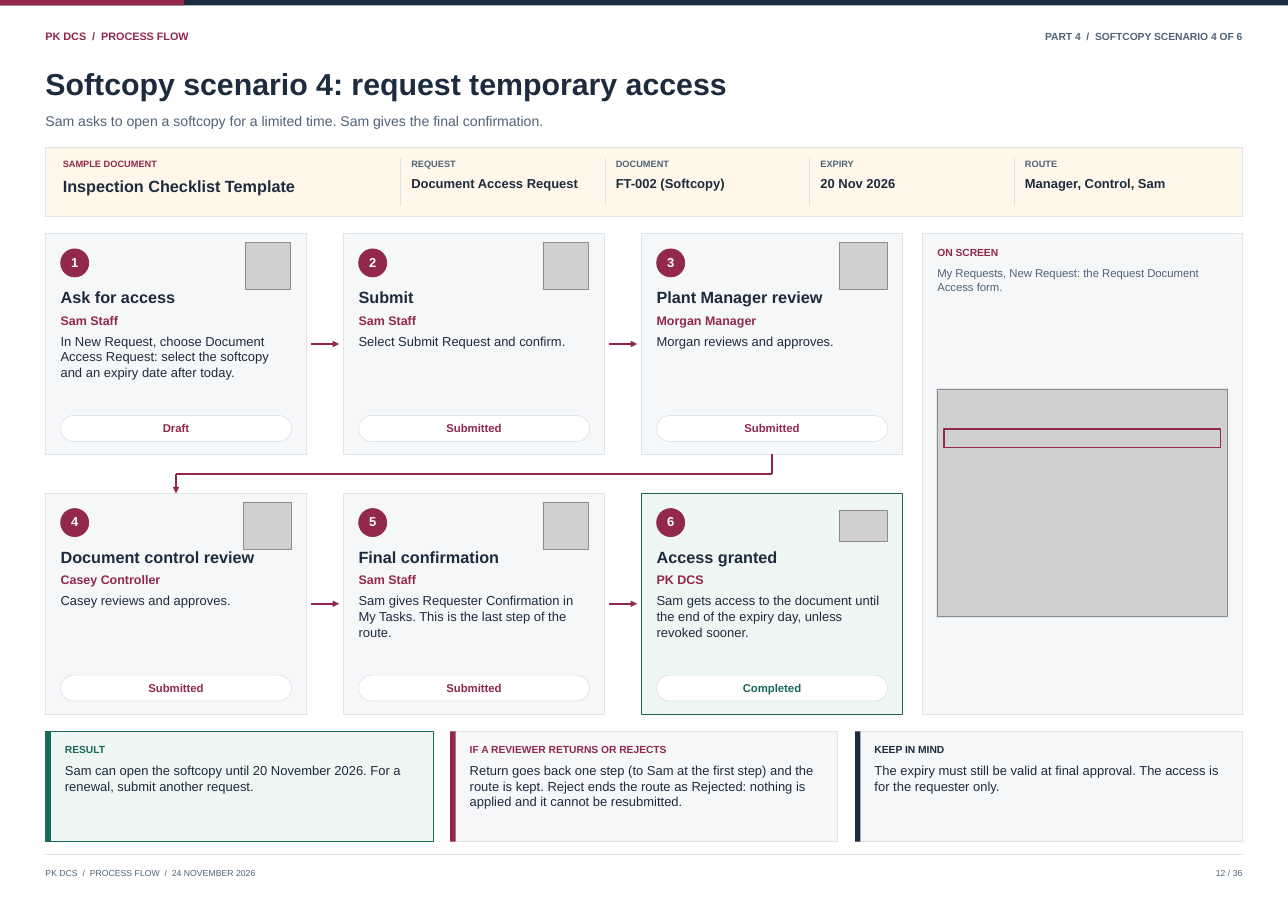
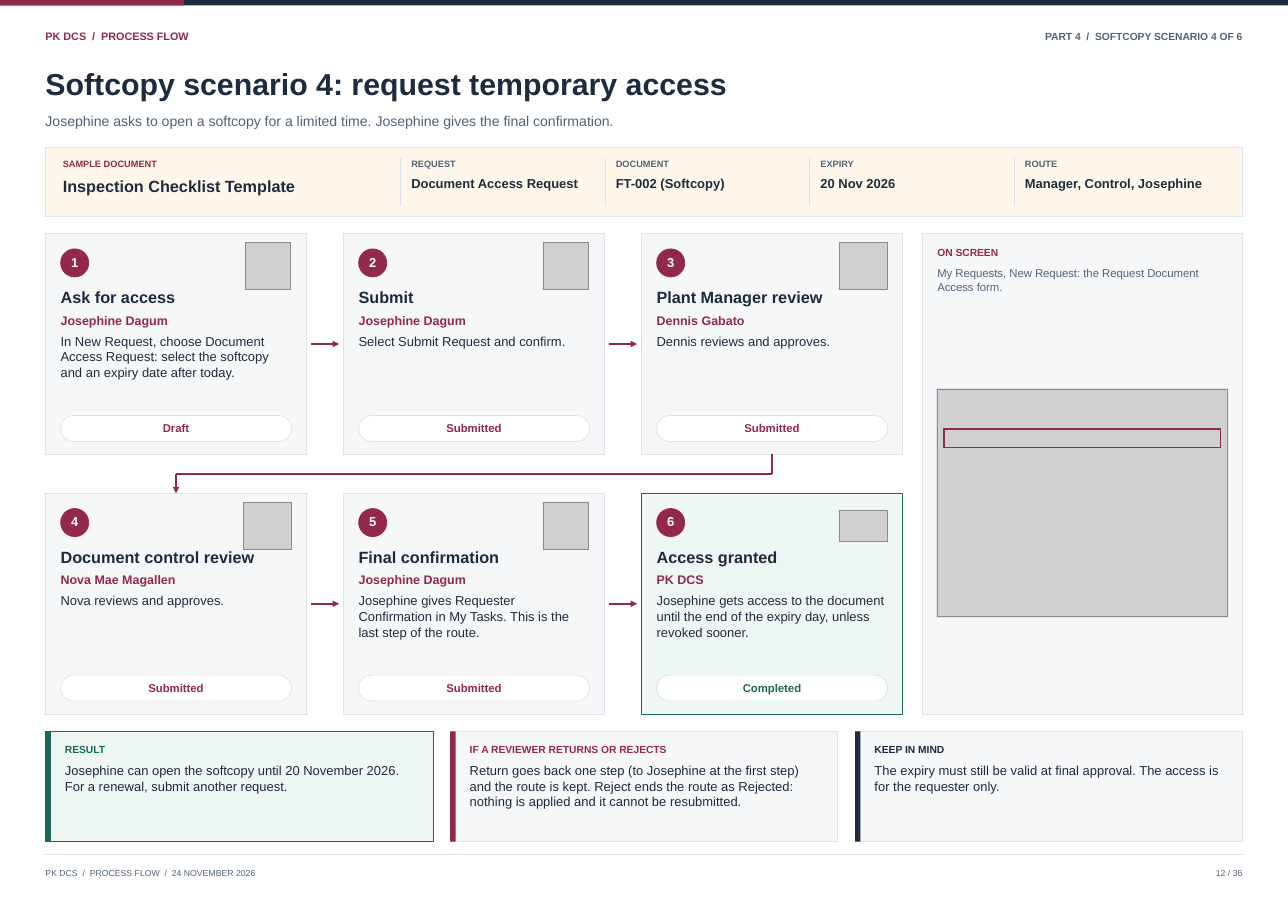
Before and after one commit to curib123/pk_document_tracking_system, a slide deck: slide 12 of docs/system-documentation/PK_DCS_Process_Flow.pptx. Drawn at 1288x911 pixels with LibreOffice and Linux fonts; fonts in the diff are those of the drawing; grey boxes stand for pictures. Boxes give left, top, right and bottom in pixels: in the first picture for what was removed or moved away, otherwise in the second. Text is boxed around its words. In the diff, an @@ line names an element or a change of style, - is before the commit and + after.

```diff
--- a/docs/system-documentation/PK_DCS_Process_Flow.pptx
+++ b/docs/system-documentation/PK_DCS_Process_Flow.pptx
@@ text at <box>45,116,613,129</box>: text changed @@
-Sam asks to open a softcopy for a limited time. Sam gives the final confirmation.
+Josephine asks to open a softcopy for a limited time. Josephine gives the final confirmation.
@@ text at <box>1025,178,1202,190</box>: text changed @@
-Manager, Control, Sam
+Manager, Control, Josephine
@@ text at <box>61,316,168,328</box>: text changed @@
-Sam Staff
+Josephine Dagum
@@ text at <box>359,316,466,328</box>: text changed @@
-Sam Staff
+Josephine Dagum
@@ text at <box>657,316,745,325</box>: text changed @@
-Morgan Manager
+Dennis Gabato
@@ text at <box>657,336,830,348</box>: text changed @@
-Morgan reviews and approves.
+Dennis reviews and approves.
@@ text at <box>61,595,224,608</box>: text changed @@
-Casey reviews and approves.
+Nova reviews and approves.
@@ text at <box>61,575,175,587</box>: text changed @@
-Casey Controller
+Nova Mae Magallen
@@ text at <box>359,595,569,639</box>: text changed @@
-Sam gives Requester Confirmation in My Tasks. This is the last step of the route.
+Josephine gives Requester Confirmation in My Tasks. This is the last step of the route.
@@ text at <box>359,575,466,587</box>: text changed @@
-Sam Staff
+Josephine Dagum
@@ text at <box>657,595,884,637</box>: text changed @@
-Sam gets access to the document until the end of the expiry day, unless revoked sooner.
+Josephine gets access to the document until the end of the expiry day, unless revoked sooner.
@@ text at <box>65,765,399,794</box>: text changed @@
-Sam can open the softcopy until 20 November 2026. For a renewal, submit another request.
+Josephine can open the softcopy until 20 November 2026. For a renewal, submit another request.
@@ text at <box>470,765,799,809</box>: text changed @@
-Return goes back one step (to Sam at the first step) and the route is kept. Reject ends the route as Rejected: nothing is applied and it cannot be resubmitted.
+Return goes back one step (to Josephine at the first step) and the route is kept. Reject ends the route as Rejected: nothing is applied and it cannot be resubmitted.
```
Also in this commit, not shown: 29 other slides changed, 3 other files.
